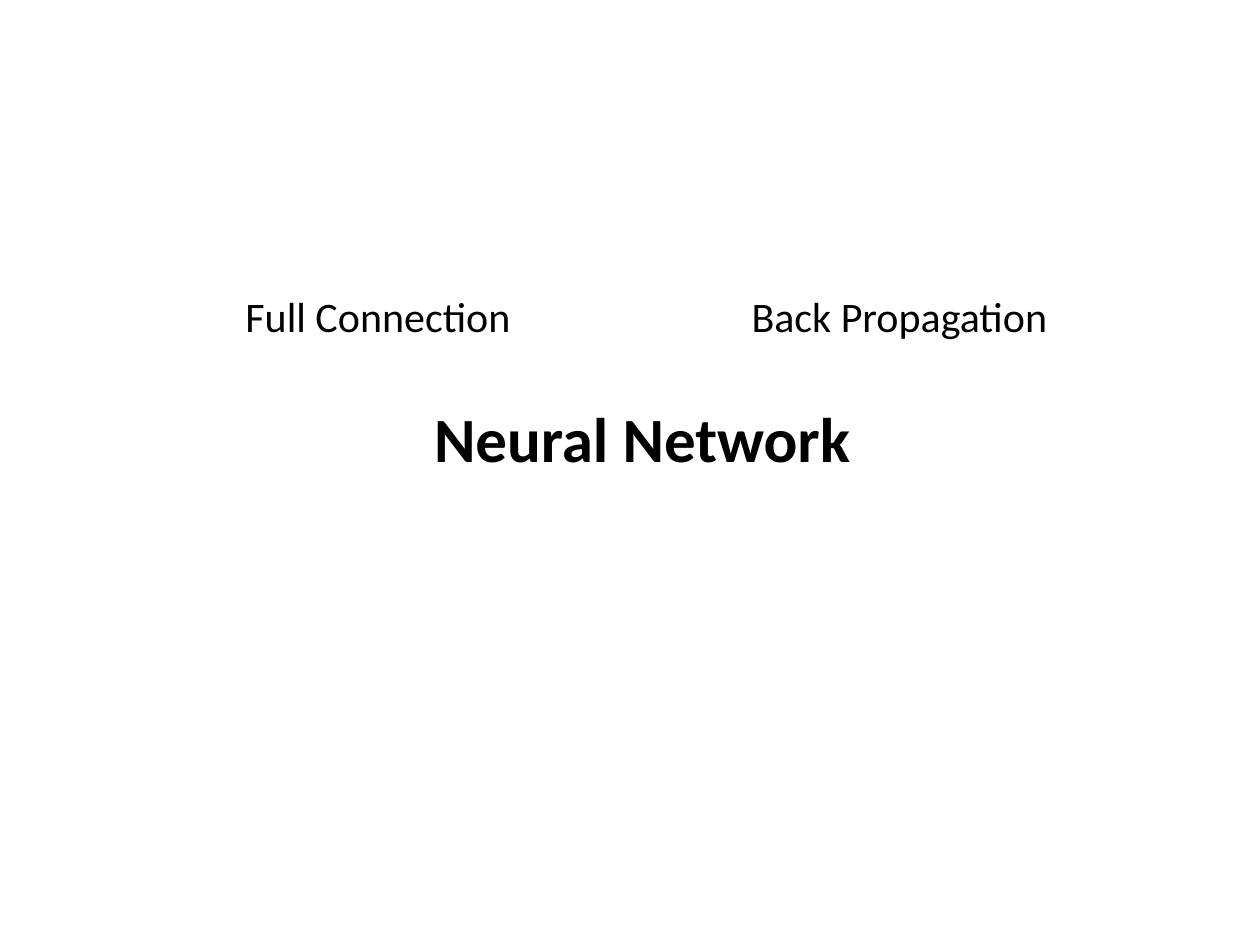
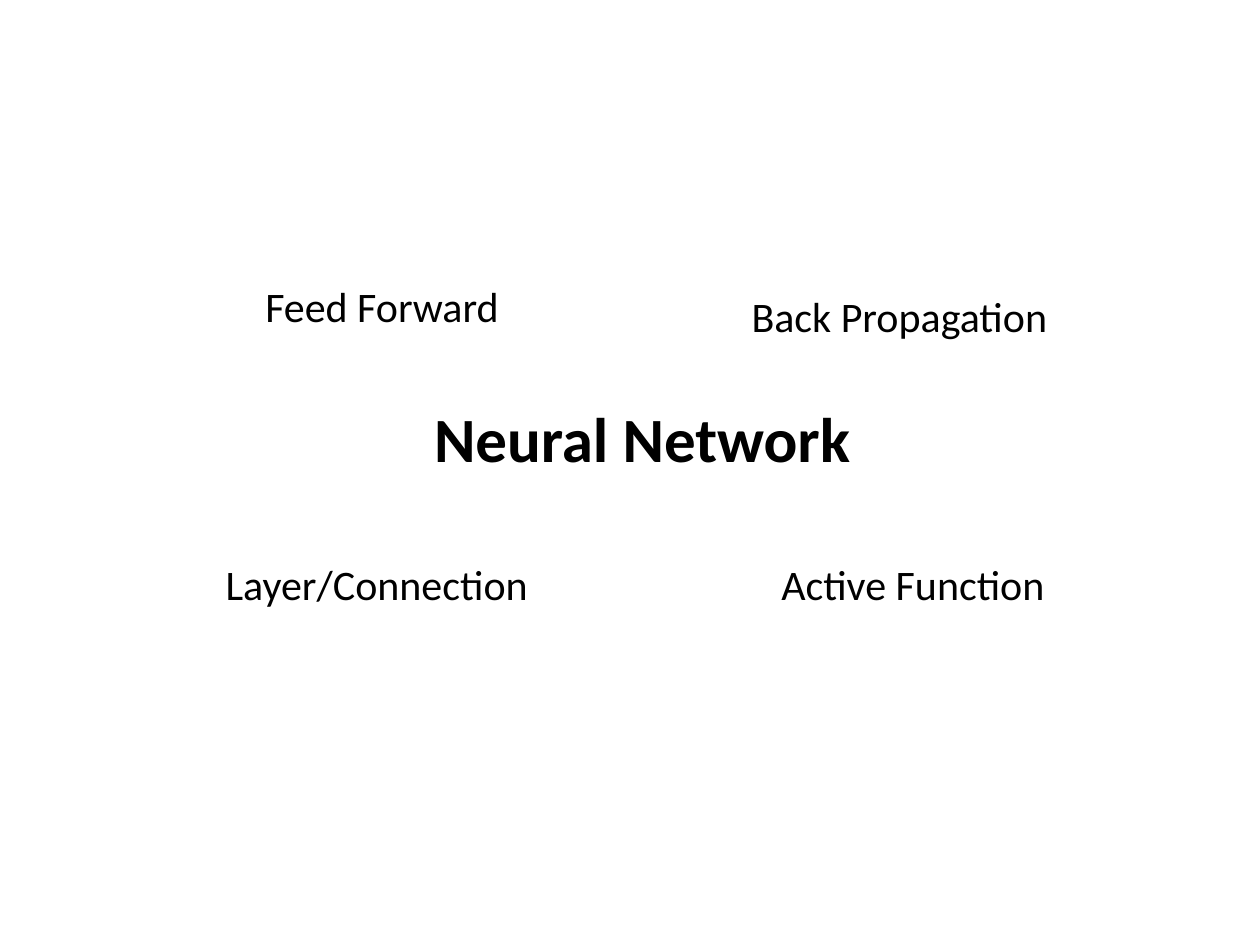
Before and after one commit to pl8787/exp_caffe, a slide deck: slide 3 of doc/Convolutional Neural Network.pptx. Drawn at 1260x945 pixels with LibreOffice and Linux fonts; fonts in the diff are those of the drawing. Boxes give left, top, right and bottom in pixels: in the first picture for what was removed or moved away, otherwise in the second. Text is boxed around its words. In the diff, an @@ line names an element or a change of style, - is before the commit and + after.

```diff
--- a/doc/Convolutional Neural Network.pptx
+++ b/doc/Convolutional Neural Network.pptx
@@ text added at (265, 292, 498, 323), 24 pt, text #000000 @@
+Feed Forward
@@ text at (226, 570, 528, 607): text changed @@
-Full Connection
+Layer/Connection
@@ text added at (781, 571, 1045, 601), 24 pt, text #000000 @@
+Active Function
```
Also in this commit, not shown: 1 slide added, 1 other file.
